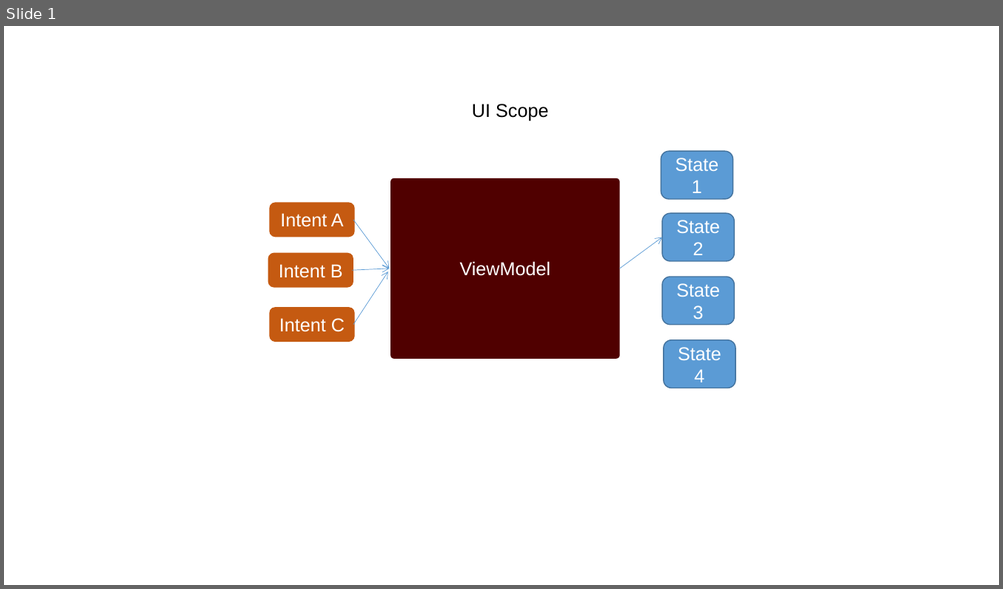
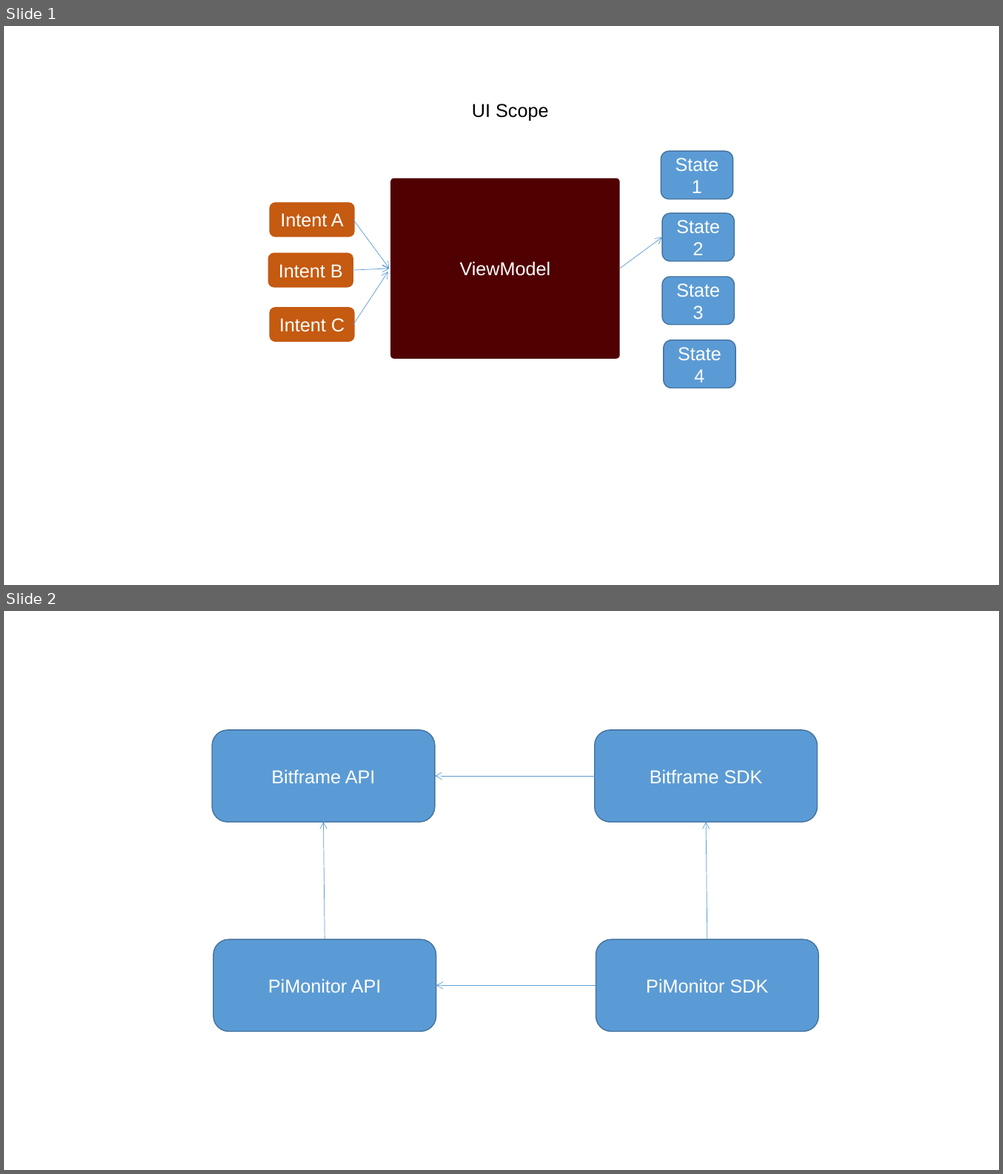
Before and after one commit to picortex/bitframe, a slide deck: docs/raw/raw.pptx. Shown one above the other, each under a label of ours: slide 1 before the commit, slides 1 and 2 after it. The pictures are 1003x589 and 1003x1174 pixels, drawn with LibreOffice and Linux fonts; fonts in the diff are those of the drawing. Boxes give left, top, right and bottom in pixels: in the first picture for what was removed or moved away, otherwise in the second. Text is boxed around its words. In the diff, an @@ line names an element or a change of style, - is before the commit and + after.

```diff
--- a/docs/raw/raw.pptx
+++ b/docs/raw/raw.pptx
@@ slide 2 added at (x1=4, y1=611, x2=999, y2=1170), background #FFFFFF @@
@@ rounded rectangle added at (x1=212, y1=730, x2=435, y2=822), fill #5B9BD5, outline #43739E 1 pt, 18 pt, text #FFFFFF @@
+Bitframe API
@@ rounded rectangle added at (x1=595, y1=730, x2=817, y2=822), fill #5B9BD5, outline #43739E 1 pt, 18 pt, text #FFFFFF @@
+Bitframe SDK
@@ arrow added from (595, 776) to (435, 776), #5B9BD5 0.5 pt @@
@@ arrow added from (325, 940) to (324, 822), #5B9BD5 0.5 pt @@
@@ arrow added from (707, 940) to (706, 822), #5B9BD5 0.5 pt @@
@@ rounded rectangle added at (x1=213, y1=940, x2=436, y2=1032), fill #5B9BD5, outline #43739E 1 pt, 18 pt, text #FFFFFF @@
+PiMonitor API
@@ rounded rectangle added at (x1=596, y1=940, x2=818, y2=1032), fill #5B9BD5, outline #43739E 1 pt, 18 pt, text #FFFFFF @@
+PiMonitor SDK
@@ arrow added from (596, 985) to (436, 985), #5B9BD5 0.5 pt @@
```
Also in this commit, not shown: 9 other files.
